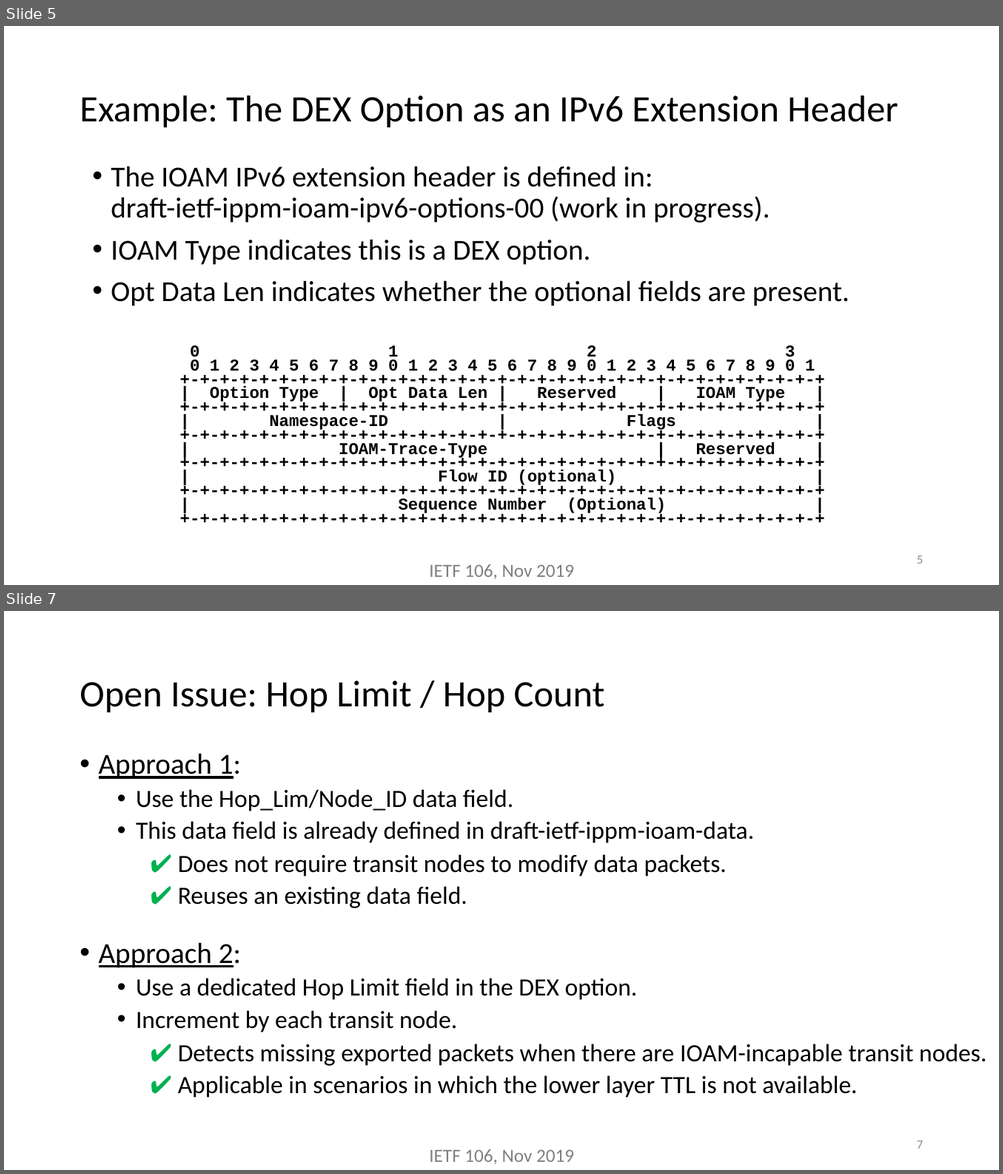
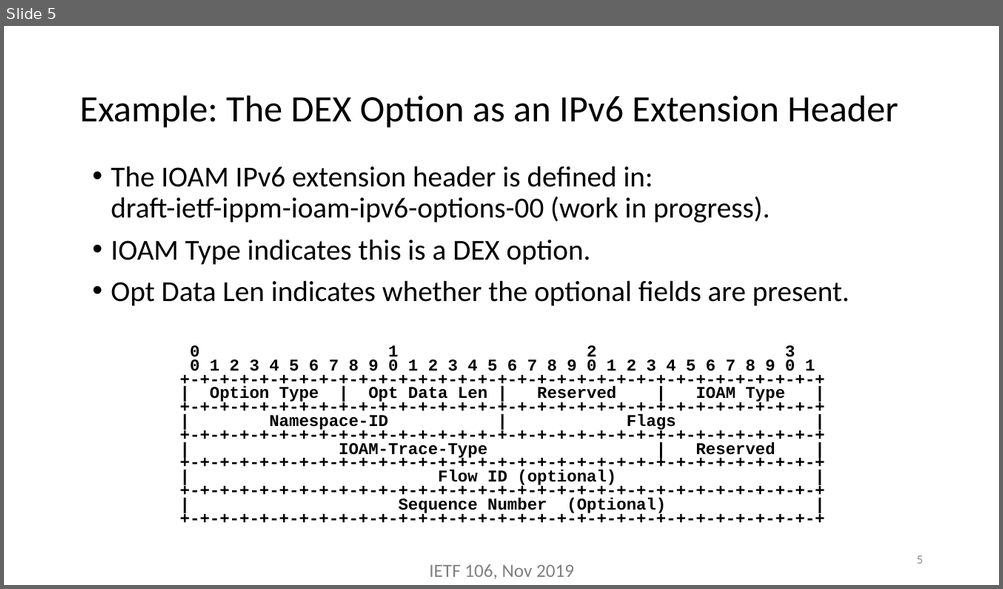
Before and after one commit to inband-oam/ietf, a slide deck: presentations/ippm-ioam-direct-exporting-ietf-106.pptx. Shown one above the other, each under a label of ours: slides 5 and 7 before the commit, slide 5 after it; the slides between them are not shown. The pictures are 1003x1174 and 1003x589 pixels, drawn with LibreOffice and Linux fonts; fonts in the diff are those of the drawing. Boxes give left, top, right and bottom in pixels: in the first picture for what was removed or moved away, otherwise in the second. Text is boxed around its words. In the diff, an @@ line names an element or a change of style, - is before the commit and + after.

```diff
--- a/presentations/ippm-ioam-direct-exporting-ietf-106.pptx
+++ b/presentations/ippm-ioam-direct-exporting-ietf-106.pptx
@@ slide 7 removed at box(4, 611, 999, 1170), background #FFFFFF @@
@@ title removed at box(79, 681, 605, 712) @@
-Open Issue: Hop Limit / Hop Count
@@ text removed at box(99, 753, 754, 1033) @@
-• Approach 1:
-  • Use the Hop_Lim/Node_ID data field.
-  • This data field is already defined in draft-ietf-ippm-ioam-data.
-• Approach 2:
-  • Use a dedicated Hop Limit field in the DEX option.
-  • Increment by each transit node.
@@ text removed at box(178, 854, 986, 1098) @@
-  ✔ Does not require transit nodes to modify data packets.
-  ✔ Reuses an existing data field.
-  ✔ Detects missing exported packets when there are IOAM-incapable transit nodes.
-  ✔ Applicable in scenarios in which the lower layer TTL is not available.
@@ page number removed at box(916, 1141, 922, 1149) @@
-7
@@ text removed at box(429, 1150, 574, 1165) @@
-IETF 106, Nov 2019
```
Also in this commit, not shown: 2 slides changed, 3 other slides removed.
